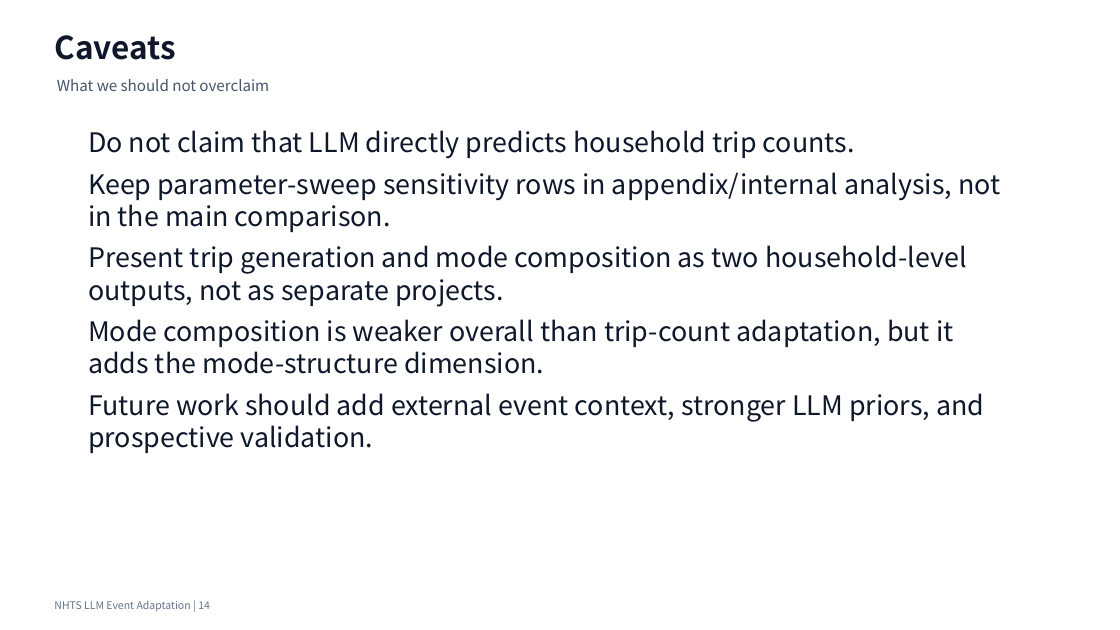
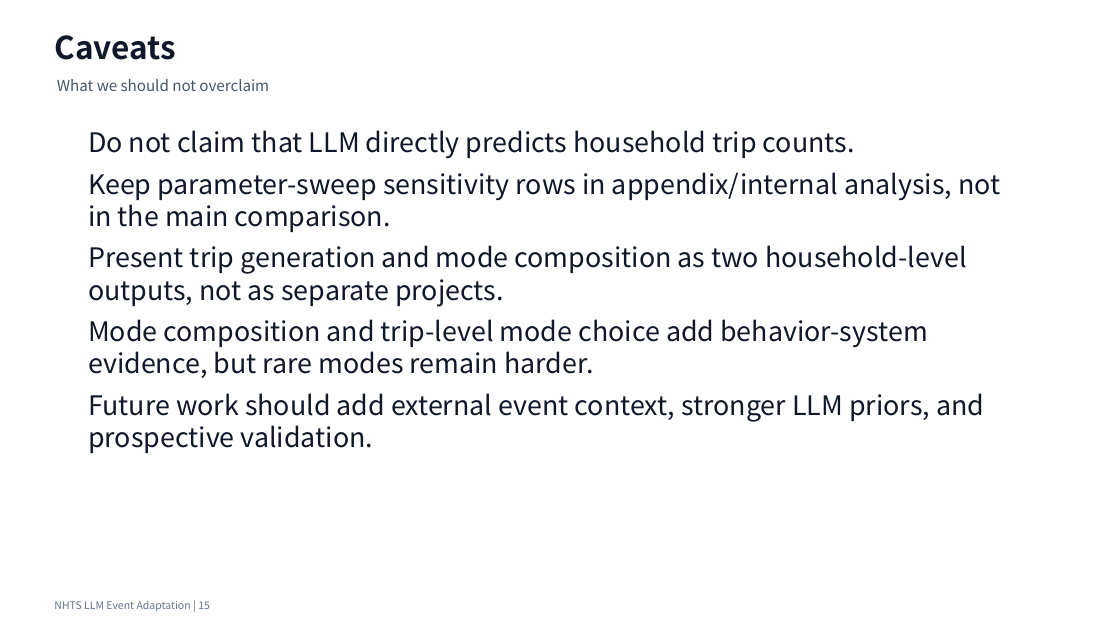
Before and after one commit to Lrving-code/NHTS-Travel-Prediction, a slide deck: slide 15 of outputs/final_project/NHTS_LLM_Event_Adaptation_Optimized_Presentation.pptx (slide 14 before the commit). Drawn at 1120x630 pixels with LibreOffice and Linux fonts; fonts in the diff are those of the drawing. Boxes give left, top, right and bottom in pixels: in the first picture for what was removed or moved away, otherwise in the second. Text is boxed around its words. In the diff, an @@ line names an element or a change of style, - is before the commit and + after.

Commit message:
feat(mode-choice): add harmonized transfer baseline
Train 2017 harmonized MODE_GROUP XGBoost baselines and evaluate on 2022 without target-year training labels.

Report accuracy, balanced accuracy, macro F1, per-class metrics, confusion matrix, and audit gates for rare-mode limitations.

```diff
--- a/outputs/final_project/NHTS_LLM_Event_Adaptation_Optimized_Presentation.pptx
+++ b/outputs/final_project/NHTS_LLM_Event_Adaptation_Optimized_Presentation.pptx
@@ text at (88,319,927,378): text changed @@
-Mode composition is weaker overall than trip-count adaptation, but it adds the mode-structure dimension.
+Mode composition and trip-level mode choice add behavior-system evidence, but rare modes remain harder.
@@ text at (54,601,210,612): text changed @@
-NHTS LLM Event Adaptation | 14
+NHTS LLM Event Adaptation | 15
```
Also in this commit, not shown: 3 other slides changed, 1 slide added, 24 other files.
